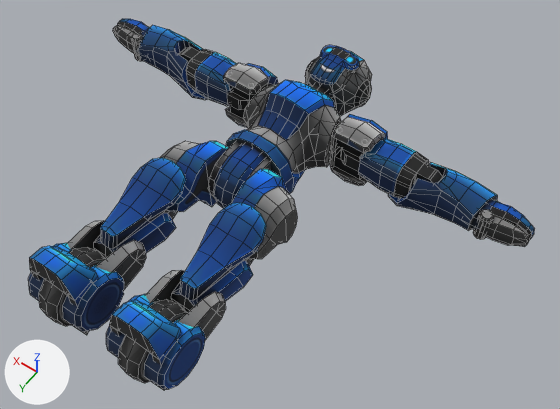
Two versions of the OBJ model models/servicebot/meshes/servicebot.obj, one commit apart.
Before and after are seen from a 50 mm lens placed at (-88.4, 45.0, 165.5), pointed at (-12.8, -60.7, -0.7). Lighting does not change. The marker at lower left points along +X, +Y and +Z. Mesh edges are drawn as thin lines. Where no turn or scale is listed for an object, it has been applied to the vertices. Vertices at the same position are counted once.

Objects in the first picture: 'servicebot'.
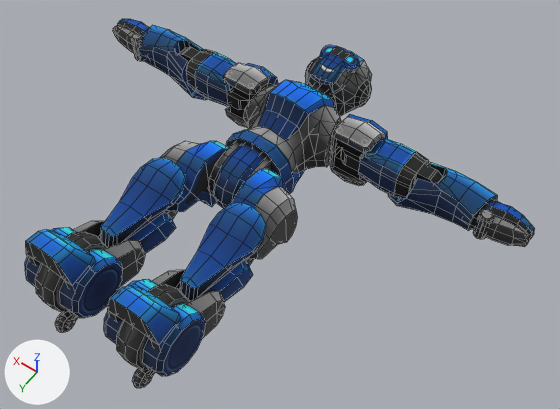
The newer file is also turned or shifted as a whole; pictures and numbers use the older file's frame.

Boxes (x1, y1, x2, y2) around the edits, measured in the pictures (560 x 409 px; the box of a moved part takes in the faces that stretch with it):
'servicebot', reshaped
    before: (28, 19, 535, 390)
    after: (25, 19, 535, 388)
part 1 of me_servicebot, moved or reshaped
    before: (178, 292, 226, 340)
    after: (185, 291, 225, 338)
part 2 of me_servicebot, moved or reshaped
    before: (145, 270, 185, 303)
    after: (152, 270, 186, 288)
part 3 of me_servicebot, moved or reshaped
    before: (106, 294, 153, 358)
    after: (104, 279, 157, 344)
part 4 of me_servicebot, moved or reshaped
    before: (144, 320, 205, 389)
    after: (142, 303, 206, 376)
part 5 of me_servicebot, moved or reshaped
    before: (109, 300, 180, 365)
    after: (107, 284, 180, 351)
part 6 of me_servicebot, moved or reshaped
    before: (118, 299, 187, 383)
    after: (117, 284, 190, 370)
part 7 of me_servicebot, moved or reshaped
    before: (96, 240, 146, 289)
    after: (101, 240, 145, 288)
part 8 of me_servicebot, moved or reshaped
    before: (67, 221, 105, 250)
    after: (74, 221, 105, 237)
part 9 of me_servicebot, moved or reshaped
    before: (28, 243, 72, 301)
    after: (25, 227, 76, 287)
part 10 of me_servicebot, moved or reshaped
    before: (62, 265, 124, 332)
    after: (59, 249, 123, 318)
part 11 of me_servicebot, moved or reshaped
    before: (29, 246, 97, 306)
    after: (25, 229, 95, 292)
part 12 of me_servicebot, moved or reshaped
    before: (39, 247, 105, 326)
    after: (35, 232, 107, 312)
part 13 of me_servicebot, added
    after: (136, 370, 152, 384)
part 14 of me_servicebot, added
    after: (132, 368, 153, 388)
part 15 of me_servicebot, added
    after: (66, 319, 75, 328)
part 16 of me_servicebot, added
    after: (55, 311, 77, 332)
part 17 of me_servicebot, added
    after: (71, 315, 155, 376)
part 18 of me_servicebot, surface changed
    both: (98, 158, 172, 253)

Edits to the bpy script that builds the scene:
```text
Change me_servicebot:
    used by ob_servicebot; location = (0.0, 0.0, 0.0)
    remove me_servicebot.from_pydata(...)  # 2180 vertices, 2088 faces; spans x -73.1..73.1, y -119.0..0.5, z -13.8..16.5
    add me_servicebot.from_pydata(...)  # 2372 vertices, 2226 faces; spans x -73.1..73.1, y -119.0..-0.2, z -13.8..22.2
    me_servicebot part 1: the loose piece of 16 vertices spanning x -20.5..-17.1, y -28.3..-12.4, z -7.3..7.4 is turned 25 degrees about the x axis through its middle, then moved by (0.0, 0.2, 1.2)
    me_servicebot part 2: the loose piece of 16 vertices spanning x -8.9..-5.5, y -28.3..-12.4, z -7.3..7.4 is turned 25 degrees about the x axis through its middle, then moved by (0.0, 0.2, 1.2)
    me_servicebot part 3: the loose piece of 36 vertices spanning x -9.4..-4.0, y -18.2..-1.3, z -8.4..8.4 is moved by (0.0, -0.7, 5.7)
    me_servicebot part 4: the loose piece of 36 vertices spanning x -22.1..-16.7, y -18.2..-1.3, z -8.4..8.4 is moved by (0.0, -0.7, 5.7)
    me_servicebot part 5: the loose piece of 45 vertices spanning x -20.6..-5.5, y -12.2..-3.9, z 4.9..16.5 is moved by (0.0, -0.7, 5.7)
    me_servicebot part 6: the loose piece of 36 vertices spanning x -16.1..-9.9, y -20.0..0.5, z -10.3..10.3 is moved by (0.0, -0.7, 5.7)
    me_servicebot part 7: the loose piece of 16 vertices spanning x 5.5..8.9, y -28.3..-12.4, z -7.3..7.4 is turned 25 degrees about the x axis through its middle, then moved by (0.0, 0.2, 1.2)
    me_servicebot part 8: the loose piece of 16 vertices spanning x 17.1..20.5, y -28.3..-12.4, z -7.3..7.4 is turned 25 degrees about the x axis through its middle, then moved by (0.0, 0.2, 1.2)
    me_servicebot part 9: the loose piece of 36 vertices spanning x 16.7..22.1, y -18.2..-1.3, z -8.4..8.4 is moved by (0.0, -0.7, 5.7)
    me_servicebot part 10: the loose piece of 36 vertices spanning x 4.0..9.4, y -18.2..-1.3, z -8.4..8.4 is moved by (0.0, -0.7, 5.7)
    me_servicebot part 11: the loose piece of 45 vertices spanning x 5.5..20.6, y -12.2..-3.9, z 4.9..16.5 is moved by (0.0, -0.7, 5.7)
    me_servicebot part 12: the loose piece of 36 vertices spanning x 9.9..16.1, y -20.0..0.5, z -10.3..10.3 is moved by (0.0, -0.7, 5.7)
    me_servicebot part 13: a new loose piece of 36 vertices spanning x -14.9..-11.2, y -4.9..-2.1, z -9.7..-6.9, in mat_servicebot (picture img_servicebot_png)
    me_servicebot part 14: a new loose piece of 36 vertices spanning x -14.2..-11.9, y -6.8..-0.3, z -11.6..-5.1, in mat_servicebot (picture img_servicebot_png)
    me_servicebot part 15: a new loose piece of 36 vertices spanning x 11.2..14.9, y -4.9..-2.1, z -9.7..-6.9, in mat_servicebot (picture img_servicebot_png)
    me_servicebot part 16: a new loose piece of 36 vertices spanning x 11.9..14.2, y -6.8..-0.3, z -11.6..-5.1, in mat_servicebot (picture img_servicebot_png)
    me_servicebot part 17: 32 vertices added at x -14.9..14.9, y -7.2..-4.3, z -8.5..-6.4
    me_servicebot part 18: 102 kept faces spanning x 6.2..19.9, y -48.4..-20.3, z -9.6..13.1 get new texture (UV) coordinates
```
